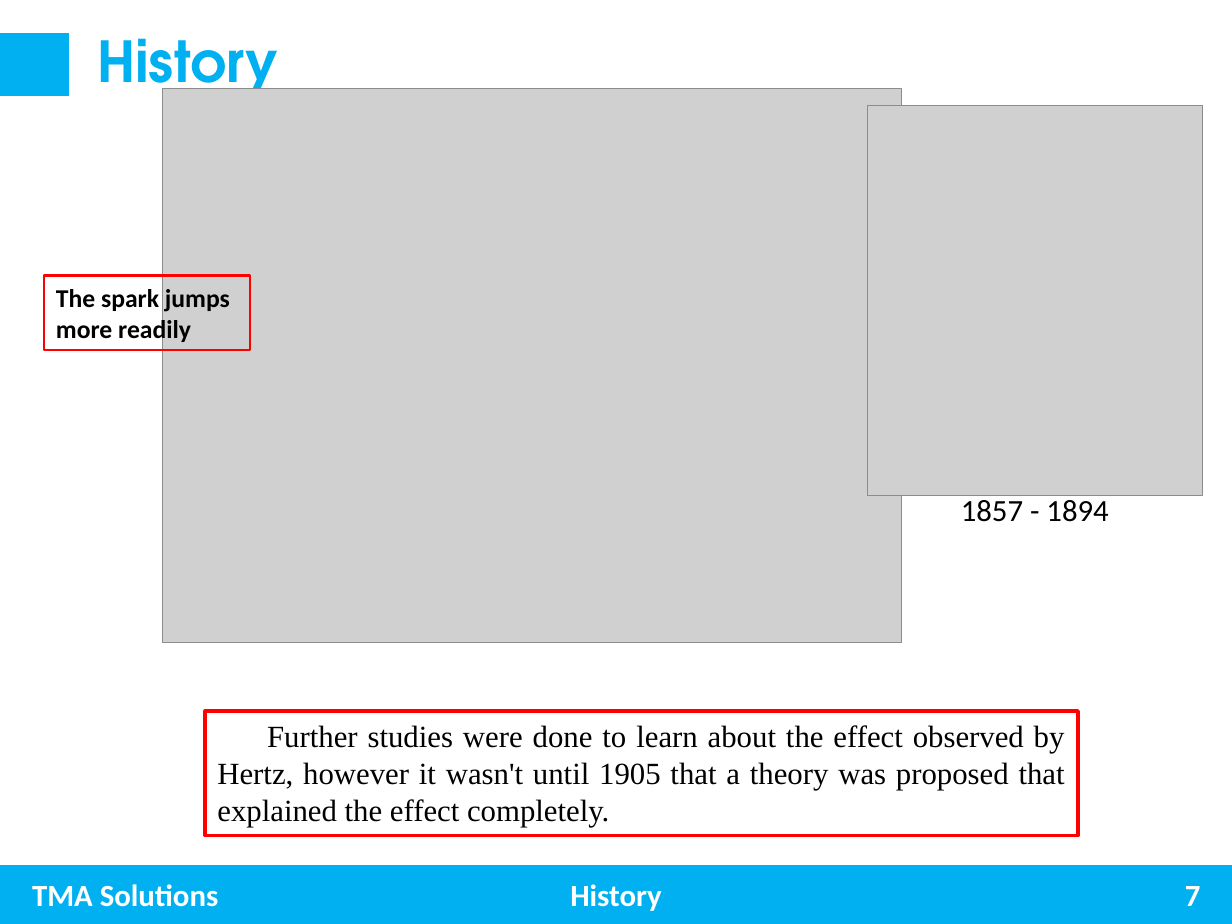
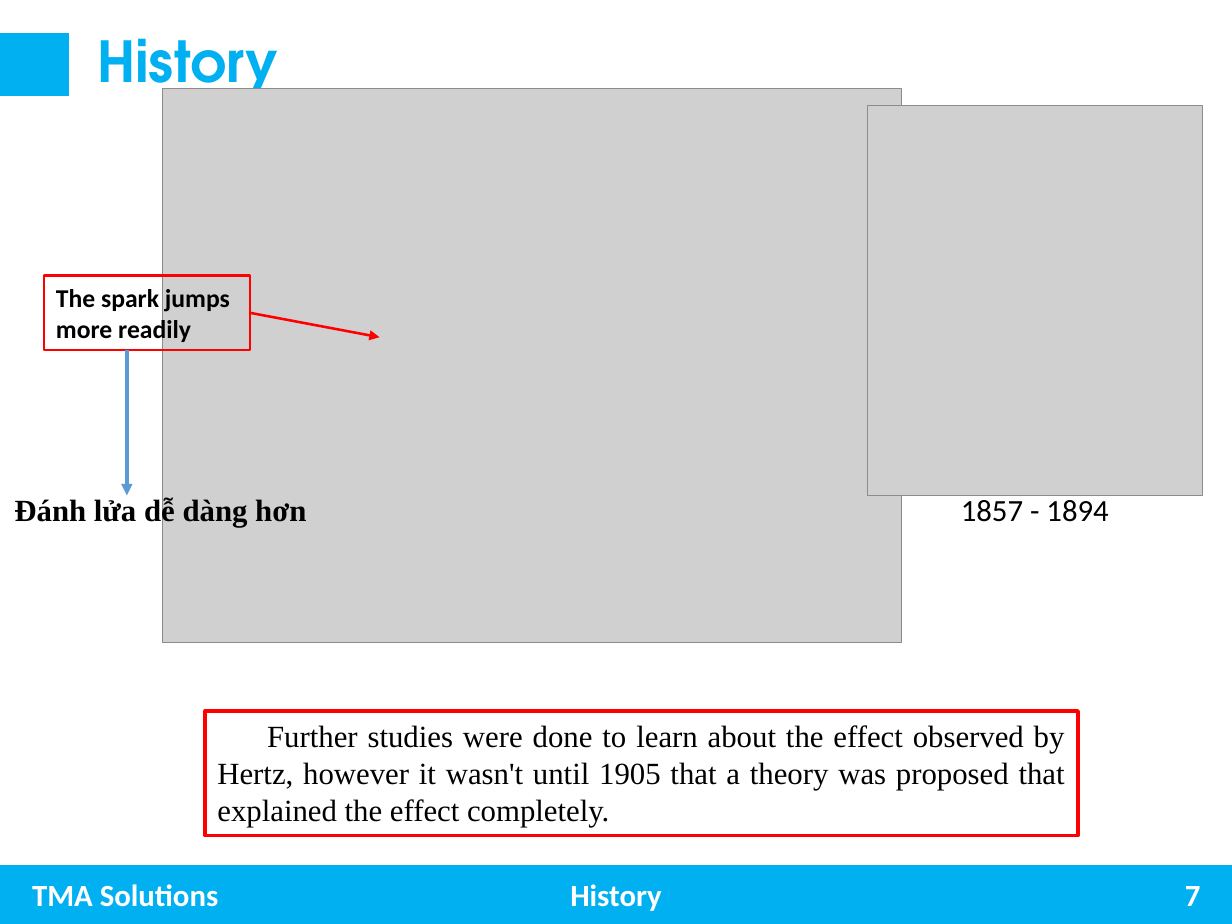
Before and after one commit to trungnghia2009/MachineLearning, a slide deck: slide 7 of Photoelectric effect.pptx. Drawn at 1232x924 pixels with LibreOffice and Linux fonts; fonts in the diff are those of the drawing; grey boxes stand for pictures. Boxes give left, top, right and bottom in pixels: in the first picture for what was removed or moved away, otherwise in the second. Text is boxed around its words. In the diff, an @@ line names an element or a change of style, - is before the commit and + after.

```diff
--- a/Photoelectric effect.pptx
+++ b/Photoelectric effect.pptx
@@ arrow added from (250, 313) to (379, 338), #FF0000 1.5 pt @@
@@ arrow added from (127, 350) to (127, 495), #5B9BD5 2.25 pt @@
@@ text added at [14, 497, 306, 527], 18 pt, text #000000, bold @@
+Đánh lửa dễ dàng hơn
```
Also in this commit, not shown: 7 other slides changed.
